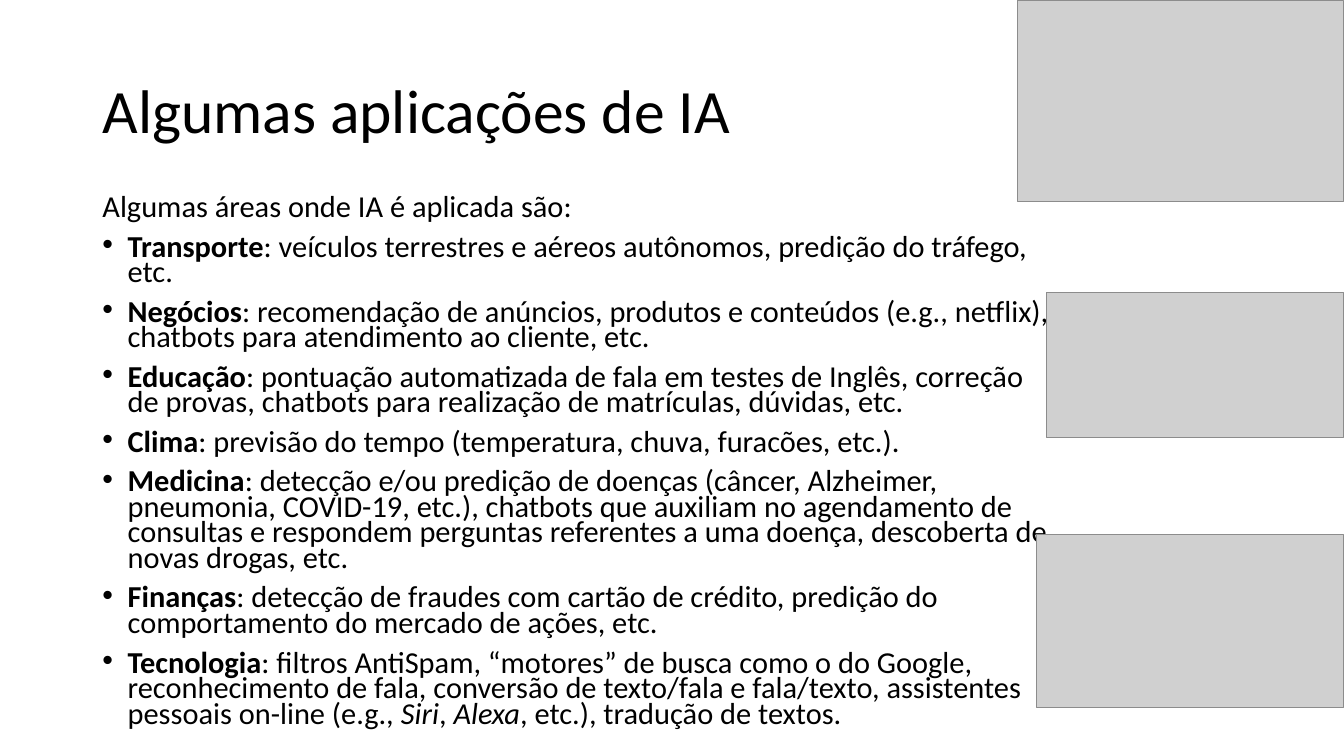
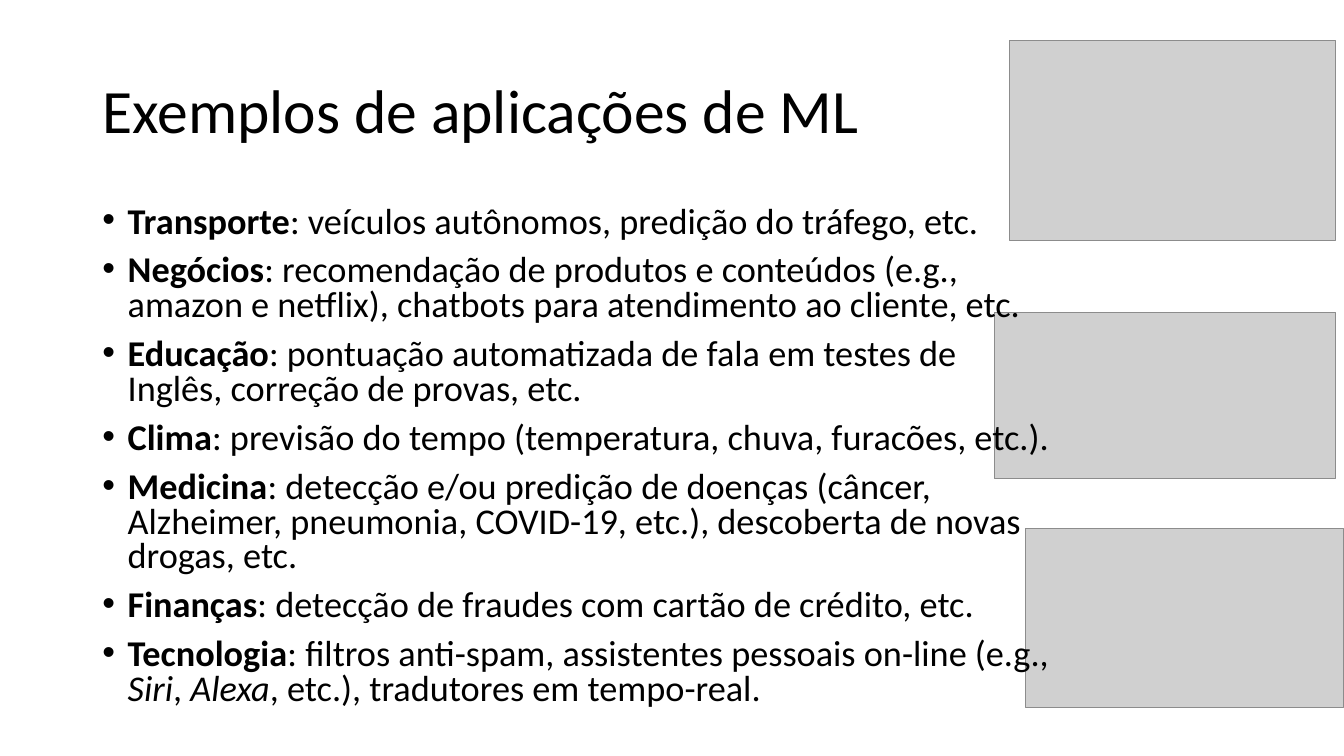
Before and after one commit to zz4fap/t319_aprendizado_de_maquina, a slide deck: slide 12 of slides/T319_Introdução.pptx (slide 9 before the commit). Drawn at 1344x756 pixels with LibreOffice and Linux fonts; fonts in the diff are those of the drawing; grey boxes stand for pictures. Boxes give left, top, right and bottom in pixels: in the first picture for what was removed or moved away, otherwise in the second. Text is boxed around its words. In the diff, an @@ line names an element or a change of style, - is before the commit and + after.

```diff
--- a/slides/T319_Introdução.pptx
+++ b/slides/T319_Introdução.pptx
@@ picture: place and size @@
-picture at (1018, 1, 1344, 202)
+picture at (1009, 40, 1336, 241)
@@ title at (102, 90, 859, 144): text changed @@
-Algumas aplicações de IA
+Exemplos de aplicações de ML
@@ text "Transporte: veículos autônomos, predição do ...": place and size @@
-text "Transporte: veículos autônomos, predição do ..." at (102, 196, 1048, 730)
+text "Transporte: veículos autônomos, predição do ..." at (128, 208, 1049, 707)
@@ text at (128, 208, 1020, 408): text changed; size 21.7 to 25.9 pt @@
-Algumas áreas onde IA é aplicada são:
-• Transporte: veículos terrestres e aéreos autônomos, predição do tráfego, etc.
-• Negócios: recomendação de anúncios, produtos e conteúdos (e.g., netflix), chatbots para atendimento ao cliente, etc.
-• Educação: pontuação automatizada de fala em testes de Inglês, correção de provas, chatbots para realização de matrículas, dúvidas, etc.
+• Transporte: veículos autônomos, predição do tráfego, etc.
+• Negócios: recomendação de produtos e conteúdos (e.g., amazon e netflix), chatbots para atendimento ao cliente, etc.
+• Educação: pontuação automatizada de fala em testes de Inglês, correção de provas, etc.
@@ picture: place and size @@
-picture at (1047, 292, 1344, 438)
+picture at (995, 313, 1336, 479)
@@ text at (128, 420, 1048, 459): size 21.7 to 25.9 pt in "Clima: previsão do tempo (temperatura, chuva, furacões, ..."; line spacing 0.7 to 0.8 @@
@@ text at (128, 473, 1049, 707): text changed; size 21.7 to 25.9 pt @@
-• Medicina: detecção e/ou predição de doenças (câncer, Alzheimer, pneumonia, COVID-19, etc.), chatbots que auxiliam no agendamento de consultas e respondem perguntas referentes a uma doença, descoberta de novas drogas, etc.
-• Finanças: detecção de fraudes com cartão de crédito, predição do comportamento do mercado de ações, etc.
-• Tecnologia: filtros AntiSpam, “motores” de busca como o do Google, reconhecimento de fala, conversão de texto/fala e fala/texto, assistentes pessoais on-line (e.g., Siri, Alexa, etc.), tradução de textos.
+• Medicina: detecção e/ou predição de doenças (câncer, Alzheimer, pneumonia, COVID-19, etc.), descoberta de novas drogas, etc.
+• Finanças: detecção de fraudes com cartão de crédito, etc.
+• Tecnologia: filtros anti-spam, assistentes pessoais on-line (e.g., Siri, Alexa, etc.), tradutores em tempo-real.
@@ picture: place and size @@
-picture at (1037, 535, 1344, 708)
+picture at (1026, 528, 1344, 708)
```
Also in this commit, not shown: 21 other slides changed, 1 slide added, 3 slides removed, 6 other files.
